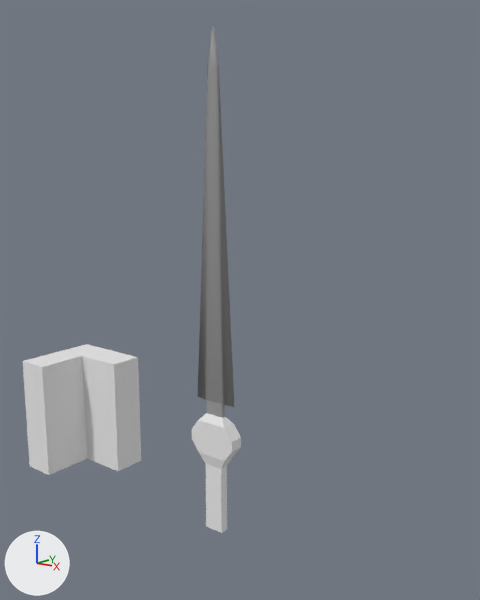
Two versions of the Blender file blender/neuronworklxk.blend, one commit apart.
Both versions are drawn from a 50 mm camera at (5.18, -6.09, 4.31) aimed at (-1.55, 2.47, 2.07). Arrows for +X, +Y and +Z are at lower left; the lights stay in place.

In view in the first picture: 'sword', 'wall0'.
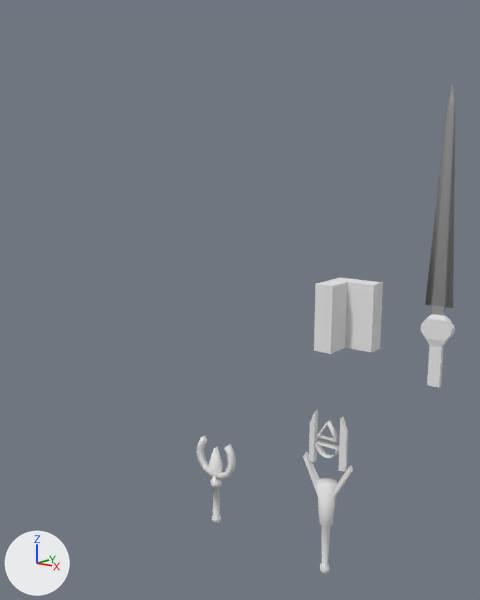
What differs and where, as boxes (x1, y1, x2, y2) in the pictures (480 x 600 px):
```json
{"object": "wall0", "change": "moved", "before": [23, 344, 141, 475], "after": [314, 277, 383, 354]}
{"object": "sword", "change": "moved", "before": [192, 25, 241, 533], "after": [421, 84, 455, 388]}
{"object": "tool0", "change": "added", "after": [303, 410, 353, 575]}
{"object": "collector", "change": "added", "after": [196, 436, 236, 523]}
{"object": "arrow", "change": "added", "after": [315, 420, 340, 458]}
```

Scene script edits in JSON lines:
```json
{"op": "add", "block": "mat_tool0mat", "code": ["mat_tool0mat = diffuse_material('tool0mat')", "mat_tool0mat.base_color = (0.8, 0.8, 0.8)  # white #e7e7e7"]}
{"op": "add", "block": "mat_arrowmat0", "code": ["mat_arrowmat0 = diffuse_material('arrowmat0')", "mat_arrowmat0.base_color = (0.8, 0.8, 0.8)  # white #e7e7e7"]}
{"op": "add", "block": "mat_collectormat0", "code": ["mat_collectormat0 = diffuse_material('collectormat0')", "mat_collectormat0.base_color = (0.8, 0.8, 0.8)  # white #e7e7e7"]}
{"op": "add", "block": "me_tool0mesh", "code": ["me_tool0mesh = bpy.data.meshes.new('tool0mesh')", "me_tool0mesh.from_pydata(...)  # 162 vertices, 170 faces; spans x -0.78..0.78, y -0.29..0.29, z -0.95..3.98", "me_tool0mesh.materials.append(mat_tool0mat)  # white #e7e7e7"]}
{"op": "add", "block": "me_arrowmesh", "code": ["me_arrowmesh = bpy.data.meshes.new('arrowmesh')", "me_arrowmesh.from_pydata(...)  # 52 vertices, 52 faces; spans x -0.39..0.39, y -0.489..0.697, z -0.13..0.13", "me_arrowmesh.polygons.foreach_set('use_smooth', [True] * 52)", "me_arrowmesh.materials.append(mat_arrowmat0)  # white #e7e7e7"]}
{"op": "add", "block": "me_collectormesh", "code": ["me_collectormesh = bpy.data.meshes.new('collectormesh')", "me_collectormesh.from_pydata(...)  # 172 vertices, 184 faces; spans x -1.3..1.3, y -0.3..0.3, z -1.22..3.58", "me_collectormesh.polygons.foreach_set('use_smooth', [True] * 184)", "me_collectormesh.materials.append(mat_collectormat0)  # white #e7e7e7"]}
{"op": "set", "path": "ob_sword.location", "old": "(0.0, 0.0, 0.0)", "new": "(0.0, 7.27, 0.0)"}
{"op": "set", "path": "ob_wall0.location", "old": "(-2.55, 0.0, 0.0)", "new": "(-2.55, 7.74, 0.0)"}
{"op": "add", "block": "ob_arrow", "code": ["ob_arrow = bpy.data.objects.new('arrow', me_arrowmesh)", "ob_arrow.parent = ob_tool0", "ob_arrow.location = (0.0, 0.0, 3.151)", "ob_arrow.rotation_euler = (1.571, 0.0, 0.0)  # degrees (90, 0, 0)", "ob_arrow.scale = (0.9, 0.9, 0.9)"]}
{"op": "add", "block": "ob_tool0", "code": ["ob_tool0 = bpy.data.objects.new('tool0', me_tool0mesh)", "ob_tool0.location = (1.65, 0.0, 0.0)", "ob_tool0.scale = (0.4, 0.4, 0.4)"]}
{"op": "add", "block": "ob_collector", "code": ["ob_collector = bpy.data.objects.new('collector', me_collectormesh)", "ob_collector.location = (0.0, 0.0, 0.0)", "ob_collector.scale = (0.232, 0.232, 0.232)"]}
```
